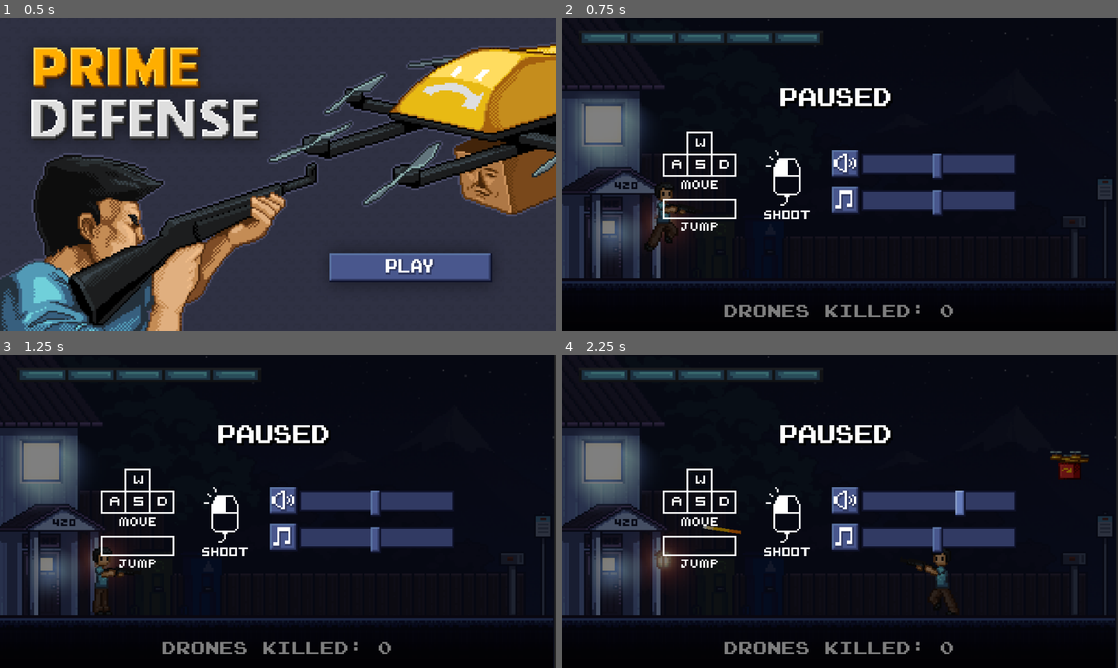
Above: before the commit, frames 1-4 (two rows, left to right).
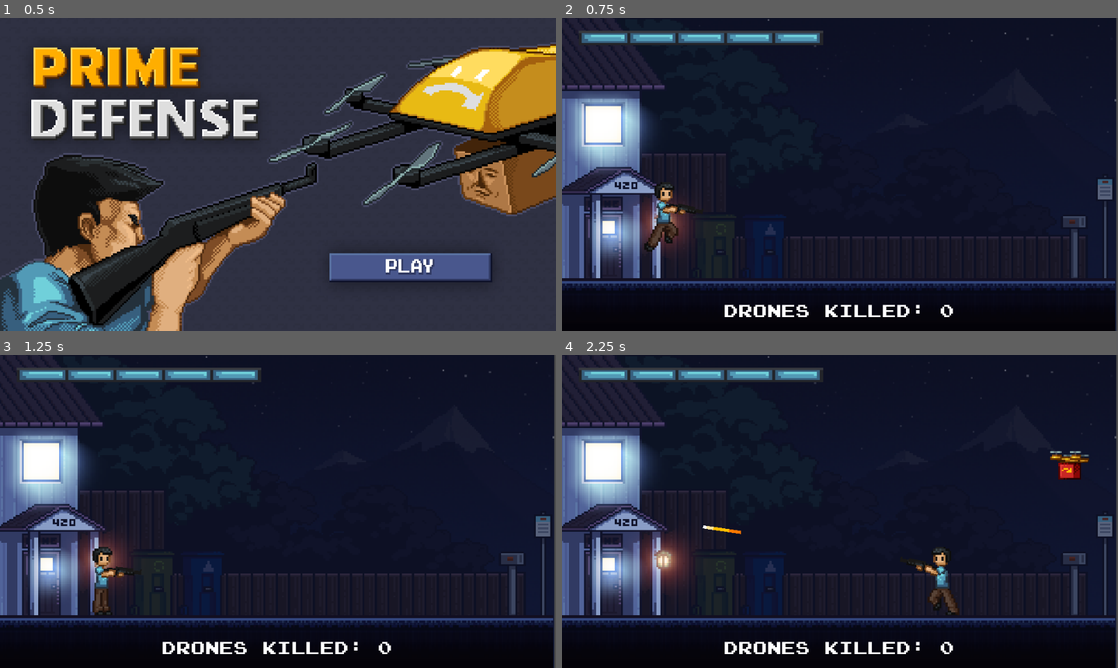
Above: after the commit, the same moments.

Repository: revanj/amazon-defense
Game: Godot game, scene res://TitleScene.tscn
Same seed, same stepped clock (60 frames per second), same inputs: the game is played once before the commit and once after it. Sound files missing from this copy of the repository are replaced by a short silence.
Inputs (mouse positions are in pixels of both pictures, inside the frame that each line leads up to):
- Up to frame 1 (0.5 s): no input
- Up to frame 2 (0.75 s): click (973, 268) at 0.5 s
- Up to frame 3 (1.25 s): no input
- Up to frame 4 (2.25 s): tap Enter at 1.25 s; move the mouse to (962, 495) at 1.27 s; hold D (right) from 1.28 s (still down); click (962, 495) at 1.35 s; tap Space (jump) at 1.52 s; move the mouse to (728, 527) at 2.02 s; click (728, 527) at 2.1 s

Frame 1 is identical in both runs. In frame 2, 26% of the frame differs, in the area x 0-100%, y 0-100%; in frame 3, 26%; in frame 4, 27%.

Commit message:
fix bug tween cleanup

Diff:
--- a/GameScene.tscn
+++ b/GameScene.tscn
@@ -10,6 +10,7 @@
 [ext_resource type="Texture2D" uid="uid://dualwovlk05wq" path="res://Art/background/house.png" id="5_aa7wd"]
 [ext_resource type="Texture2D" uid="uid://dj0nxphlwq5bs" path="res://Art/background/ground.png" id="7_oo481"]
 [ext_resource type="PackedScene" uid="uid://dtiqxsodrnmd8" path="res://Prefabs/UI.tscn" id="9_pvex6"]
+[ext_resource type="Script" path="res://PauseProcessor.gd" id="12_ki3sj"]
 [ext_resource type="AudioStream" uid="uid://b4pi3ctxop82q" path="res://Sounds/Ketsa - Funk Heaven.mp3" id="13_uolfe"]
 
 [sub_resource type="SegmentShape2D" id="SegmentShape2D_i6dii"]
@@ -147,7 +148,14 @@
 volume_db = -2.0
 autoplay = true
 
+[node name="PauseProcessor" type="Node" parent="." node_paths=PackedStringArray("pause_menu")]
+process_mode = 3
+script = ExtResource("12_ki3sj")
+pause_menu = NodePath("../CanvasLayer/PauseMenu")
+
 [connection signal="area_entered" from="House/Area2D" to="Bookkeeper" method="on_enemy_entered"]
 [connection signal="body_entered" from="House/Area2D" to="Bookkeeper" method="on_area_2d_body_entered"]
 [connection signal="area_entered" from="Bounds" to="Bounds" method="on_area_entered"]
 [connection signal="body_entered" from="Bounds" to="Bounds" method="on_body_entered"]
+
+[editable path="CanvasLayer"]
--- /dev/null
+++ b/PauseProcessor.gd
@@ -0,0 +1,13 @@
+extends Node
+
+@export var pause_menu: TextureRect
+
+
+func _input(event):
+	if event is InputEventKey and event.is_action_pressed("pause"):
+		if pause_menu.visible == false:
+			get_tree().paused = true
+			pause_menu.show()
+		else:
+			pause_menu.hide()
+			get_tree().paused = false
--- /dev/null
+++ b/Prefabs/PauseMenu.gd
@@ -0,0 +1,8 @@
+extends TextureRect
+
+
+func _input(event):
+	if event.is_action_pressed("pause"):
+		print("here")
+		self.hide()
+		get_tree().paused = false
--- a/Prefabs/UI.tscn
+++ b/Prefabs/UI.tscn
@@ -163,6 +163,8 @@
 horizontal_alignment = 1
 
 [node name="PauseMenu" type="TextureRect" parent="."]
+process_mode = 2
+visible = false
 anchors_preset = 15
 anchor_right = 1.0
 anchor_bottom = 1.0
--- a/Scripts/Bookkeeper.gd
+++ b/Scripts/Bookkeeper.gd
@@ -15,6 +15,7 @@
 		can_be_hurt = false
 		var house = get_node("../House/House2")
 		var tween = get_tree().create_tween()
+		TweenRegister.tweens.append(tween)
 		var target_color = Color(1,0.57,0.57)
 		tween.tween_property(house, "modulate", target_color, 0.1)
 		tween.tween_property(house, "modulate", Color.WHITE, 0.1)
@@ -37,6 +38,7 @@
 		can_be_hurt = false
 		var house = get_node("../House/House2")
 		var tween = get_tree().create_tween()
+		tween.add_to_group("tweens")
 		var target_color = Color(1,0.57,0.57)
 		tween.tween_property(house, "modulate", target_color, 0.1)
 		tween.tween_property(house, "modulate", Color.WHITE, 0.1)
--- a/Scripts/Player.gd
+++ b/Scripts/Player.gd
@@ -108,10 +108,10 @@
 	hurt_stun = false
 
 	var tween = get_tree().create_tween()
+	TweenRegister.tweens.append(tween)
 	var gap_time = 0.08
 	var loop_count = 5
 	for i in range(loop_count):
 		tween.tween_property(self, "modulate", Color.TRANSPARENT, gap_time)
 		tween.tween_property(self, "modulate", Color.WHITE, gap_time)
-
 	tween.tween_callback(func(): can_be_hurt = true)
--- /dev/null
+++ b/Scripts/TweenRegister.gd
@@ -0,0 +1,9 @@
+extends Node
+
+var tweens = []
+
+
+func _process(delta):
+	for i in tweens:
+		if !i.is_valid():
+			tweens.erase(i)
--- a/UI.gd
+++ b/UI.gd
@@ -25,6 +25,9 @@
 
 func end_sequence():
 	get_tree().call_group("projectile", "queue_free")
+	for tween in TweenRegister.tweens:
+		if tween.is_valid():
+			tween.kill()
 	get_tree().change_scene_to_file("res://EndScene.tscn")
 
 func _process(delta):
--- a/project.godot
+++ b/project.godot
@@ -18,6 +18,7 @@
 [autoload]
 
 ScoreKeeper="*res://ScoreKeeper.gd"
+TweenRegister="*res://Scripts/TweenRegister.gd"
 
 [display]
 
@@ -57,6 +58,11 @@
 "events": [Object(InputEventKey,"resource_local_to_scene":false,"resource_name":"","device":-1,"window_id":0,"alt_pressed":false,"shift_pressed":false,"ctrl_pressed":false,"meta_pressed":false,"pressed":false,"keycode":0,"physical_keycode":32,"key_label":0,"unicode":32,"echo":false,"script":null)
 ]
 }
+pause={
+"deadzone": 0.5,
+"events": [Object(InputEventKey,"resource_local_to_scene":false,"resource_name":"","device":-1,"window_id":0,"alt_pressed":false,"shift_pressed":false,"ctrl_pressed":false,"meta_pressed":false,"pressed":false,"keycode":0,"physical_keycode":4194305,"key_label":0,"unicode":0,"echo":false,"script":null)
+]
+}
 
 [rendering]
 
Not shown: 1 places in GameScene.tscn that only renumber resources
